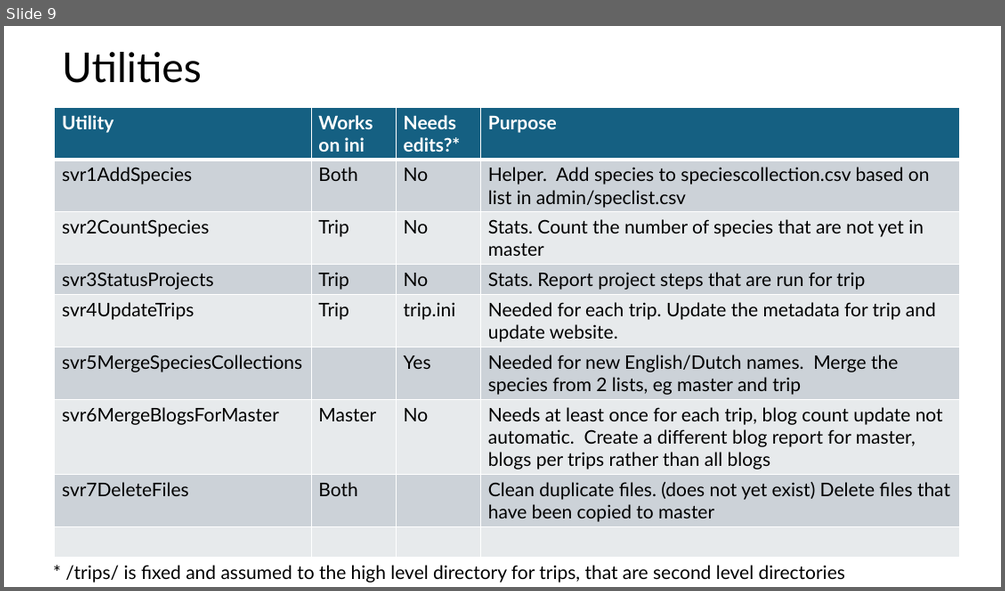
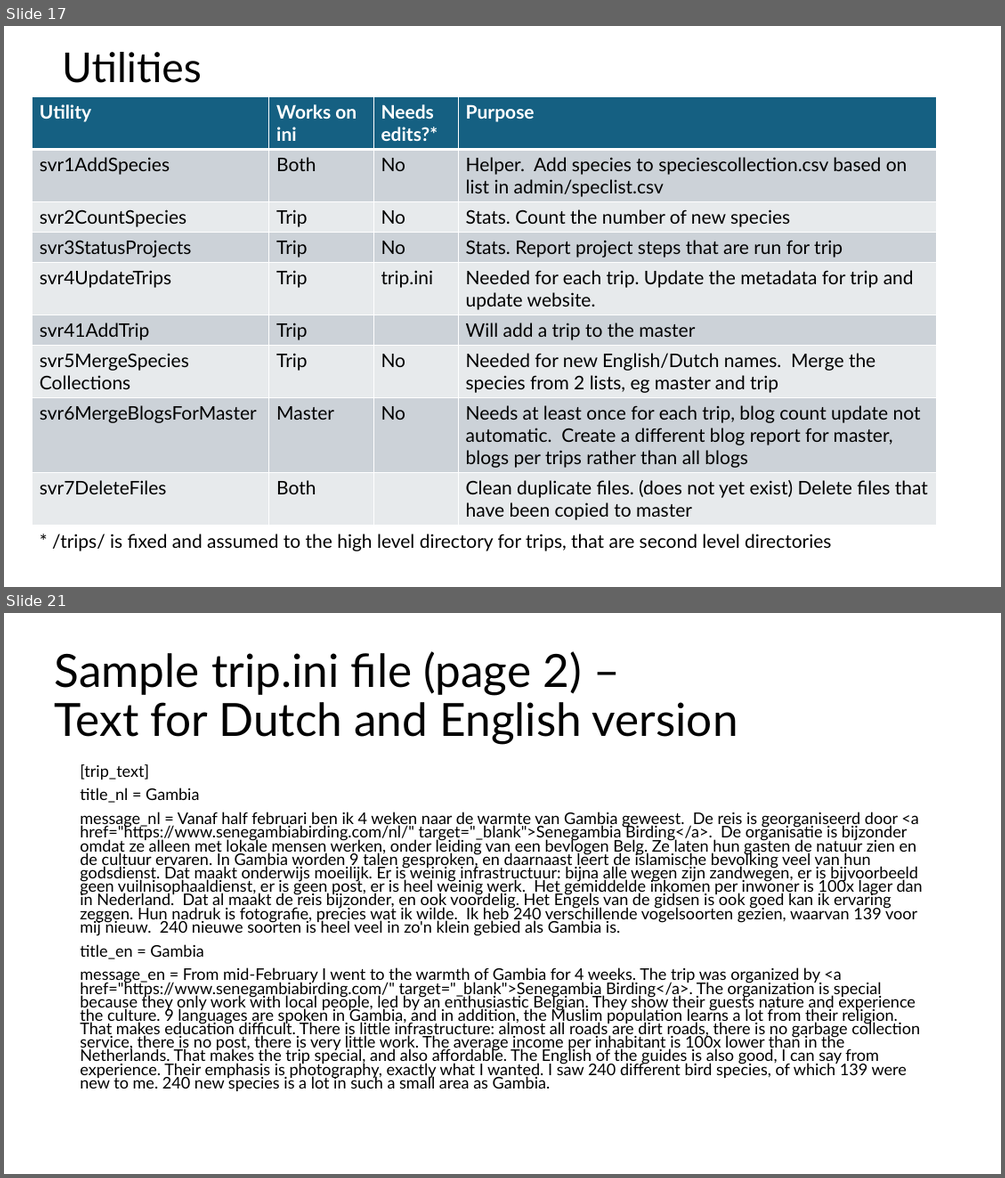
Before and after one commit to gilbert-houtekamer/SpeciesViewer, a slide deck: docs/SpeciesViewer architecture pictures.pptx. Shown one above the other, each under a label of ours: slide 9 before the commit, slides 17 and 21 after it; the slides between them are not shown. The pictures are 1005x591 and 1005x1178 pixels, drawn with LibreOffice and Linux fonts; fonts in the diff are those of the drawing. Boxes give left, top, right and bottom in pixels: in the first picture for what was removed or moved away, otherwise in the second. Text is boxed around its words. In the diff, an @@ line names an element or a change of style, - is before the commit and + after.

```diff
--- a/docs/SpeciesViewer architecture pictures.pptx
+++ b/docs/SpeciesViewer architecture pictures.pptx
@@ slide 21 added at (4, 613, 1001, 1174), background #FFFFFF @@
@@ title added at (55, 651, 738, 745), 44 pt, text #000000 @@
+Sample trip.ini file (page 2) –
+Text for Dutch and English version
@@ text added at (80, 764, 922, 1091), 15.5 pt, text #000000 @@
+[trip_text]
+title_nl = Gambia
+message_nl = Vanaf half februari ben ik 4 weken naar de warmte van Gambia geweest. De reis is georganiseerd door <a href="https://www.senegambiabirding.com/nl/" target="_blank">Senegambia Birding</a>. De organisatie is bijzonder omdat ze alleen met lokale mensen werken, onder leiding van een bevlogen Belg. Ze laten hun gasten de natuur zien en de cultuur ervaren. In Gambia worden 9 talen gesproken, en daarnaast leert de islamische bevolking veel van hun godsdienst. Dat maakt onderwijs moeilijk. Er is weinig infrastructuur: bijna alle wegen zijn zandwegen, er is bijvoorbeeld geen vuilnisophaaldienst, er is geen post, er is heel weinig werk. Het gemiddelde inkomen per inwoner is 100x lager dan in Nederland. Dat al maakt de reis bijzonder, en ook voordelig. Het Engels van de gidsen is ook goed kan ik ervaring zeggen. Hun nadruk is fotografie, precies wat ik wilde. Ik heb 240 verschillende vogelsoorten gezien, waarvan 139 voor mij nieuw. 240 nieuwe soorten is heel veel in zo'n klein gebied als Gambia is.
+title_en = Gambia
+message_en = From mid-February I went to the warmth of Gambia for 4 weeks. The trip was organized by <a href="https://www.senegambiabirding.com/" target="_blank">Senegambia Birding</a>. The organization is special because they only work with local people, led by an enthusiastic Belgian. They show their guests nature and experience the culture. 9 languages are spoken in Gambia, and in addition, the Muslim population learns a lot from their religion. That makes education difficult. There is little infrastructure: almost all roads are dirt roads, there is no garbage collection service, there is no post, there is very little work. The average income per inhabitant is 100x lower than in the Netherlands. That makes the trip special, and also affordable. The English of the guides is also good, I can say from experience. Their emphasis is photography, exactly what I wanted. I saw 240 different bird species, of which 139 were new to me. 240 new species is a lot in such a small area as Gambia.
@@ what was slide 9 is now slide 17 @@
@@ slide 17 changed as well @@
@@ table at (32, 97, 938, 524) @@
-row 3, column 4: Stats. Count the number of species that are not yet in master
+row 3, column 4: Stats. Count the number of new species
-row 6: svr5MergeSpeciesCollections |  | Yes | Needed for new English/Dutch names. Merge the species from 2 lists, eg master and trip
+row 6: svr41AddTrip | Trip |  | Will add a trip to the master
+row 7: svr5MergeSpecies Collections | Trip | No | Needed for new English/Dutch names. Merge the species from 2 lists, eg master and trip
-row 9:  |  |  | 
@@ table: place and size @@
-table at (55, 107, 959, 556)
+table at (32, 97, 938, 524)
@@ text "* /trips/ is fixed and ...": place and size @@
-text "* /trips/ is fixed and ..." at (65, 564, 845, 582)
+text "* /trips/ is fixed and ..." at (52, 533, 831, 551)
```
Also in this commit, not shown: 11 other slides added, 35 other files.
